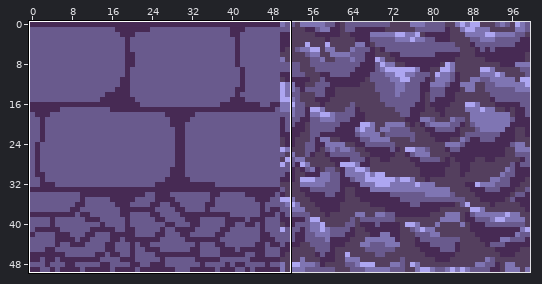
A sprite sheet gets an edit: img/castle-stage/castle block.png. The picture above shows the old version from afar; the outline marks the close-up.
Close-up. The starting point:
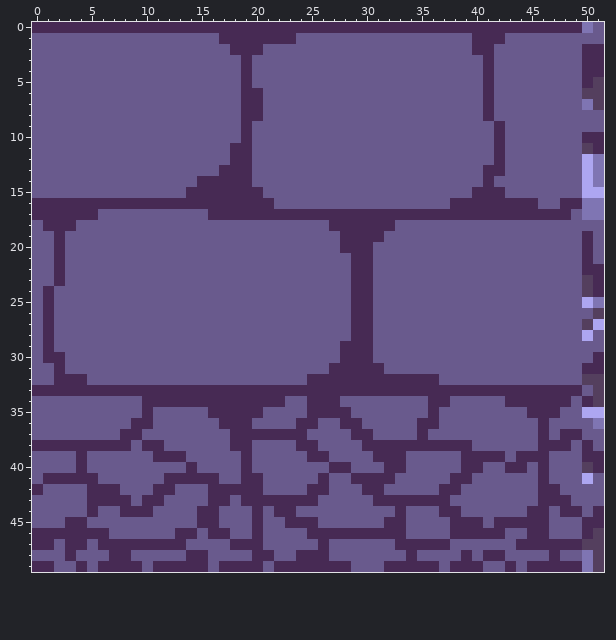
The file is 100x50 pixels. Colours within 5 levels of each other are drawn and written as one. Shown: x 0..51, y 0..49. The commit also changed other parts of the picture, which this record leaves out.
New version:
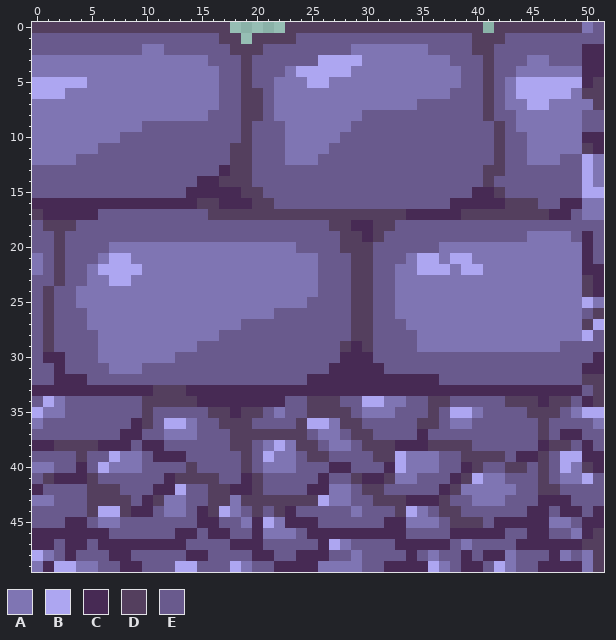
Palette (. is transparent): A #7f75b3  B #ada6f1  C #472a54  D #543f5e  E #695a8d
Changes in this commit:
Changed rows in their new state; - is an unchanged pixel.
first column x 0:
 0 DDDDDDDDDDDDDDDDDD.....DDDDDDDDDDDDDDDDDD.DDDDDDDD
 1 -----------------DD.DDDD----------------DDD-------
 2 ----------AA------DDD--------AAAAAAA----DD--------
 3 AAAAAAAAAAAAAAAA---D------BBBBAAAAAAAA---D---AA---
 4 AAAAAAAAAAAAAAAAA--D---ABBBBBAAAAAAAAAA--D--AAAAAA
 5 BBBBBAAAAAAAAAAAA--D--AAABBAAAAAAAAAAAA--D-ABBBBBB
 6 BBBAAAAAAAAAAAAAA--DD-AAAAAAAAAAAAAAAA---D-ABBBBBA
 7 AAAAAAAAAAAAAAAAA--DD-AAAAAAAAAAAAA------D-AABBAAA
 8 AAAAAAAAAAAAAAAA---DD-AAAAAAAA-----------D--AAAAAA
 9 AAAAAAAAAA---------D---AAAAAA-------------D-AAAAAA
10 AAAAAAAA-----------D---AAAAA--------------D--AAAAA
11 AAAAAA------------DD---AAAA---------------D--AAAAA
12 AAAA--------------DD---AAA----------------D--AAA--
13 ------------------DD---------------------DD-------
14 -----------------DDD---------------------D--------
15 -------------------DD---------------------D-------
16 ---------------DD---DD---------------------DDD----
17 D---------------DDDDDDDDDDDDDDDDDD-----DDDDDDDD---
18 -DDD-----------------------DD--DD-----------------
19 --D-------------------------DD-D-------------AAAA-
20 --D----AAAAAAAAAAAAAAAAA----DDD------AAAAAAAAAAAAA
21 A-D---ABBAAAAAAAAAAAAAAAAA---DD---ABBABBAAAAAAAAAA
22 A-D--ABBBBAAAAAAAAAAAAAAAA---DD--AABBBABBAAAAAAAAA
23 --D--AABBAAAAAAAAAAAAAAAAA---DD--AAAAAAAAAAAAAAAAA
24 -D--AAAAAAAAAAAAAAAAAAAAAA---DD--AAAAAAAAAAAAAAAAA
25 -D--AAAAAAAAAAAAAAAAAAAAA----DD--AAAAAAAAAAAAAAAAA
26 -D---AAAAAAAAAAAAAAAAA-------DD--AAAAAAAAAAAAAAAAA
27 -D---AAAAAAAAAAAAAA----------DD---AAAAAAAAAAAAAAAA
28 -D----AAAAAAAAAAA------------DD----AAAAAAAAAAAAAAA
29 -D----AAAAAAAAA-------------D-D----AAAAAAAAAAAAA--
30 ------AAAAAAA-------------------------------------
31 -------AAA----------------------------------------
33 -----------DDD------------------------------------
34 -BA-------DDDDD----------DDD--BBAA--DD-----DDD-DD-
35 BAA-------D-----DD-DD-A--DDDD-AAA---D-BBA----DDD-A
36 A---------D-BBA--DDD----DBBADD-----DD-AA------D---
37 ------------AAA---DDDDDDD-AA-DD---------------D---
38 --DDDD------------DD-ABADD-AA-DDD---DDDD-------DD-
39 ----D--BAA---------D-BAA-DD----DDBAAA--DDDD---D-BB
40 AA----BAAA----D----D-AAA---------BAAA---D--DD-D-BA
41 -D---D-------DDDD---D--------D--DAA----DBAA---D-AA
42 -----DDD-----B--DD--D------AA-DD------DAAAAA--DD--
43 AA---DDDD--DAA--DDADDDDDDDBAA--DDD---D--AAA-------
44 -----DBBD---AA--DBA-D-D------A---DBA-DD-----------
45 ------AA-----------A-BA-----------AAA-DDD------AA-
46 ---------------------AAA-------------------------A
47 ---------------------------BA----------A----------
48 BA---------------------------A------A------A----A-
49 A-BBAAEE---EEBBE-EBAE-----AAAA------BAE---BA-E----
Where, in picture pixels (left, top, right, bottom), the same in both close-ups:
changed: (32, 22, 582, 572)
